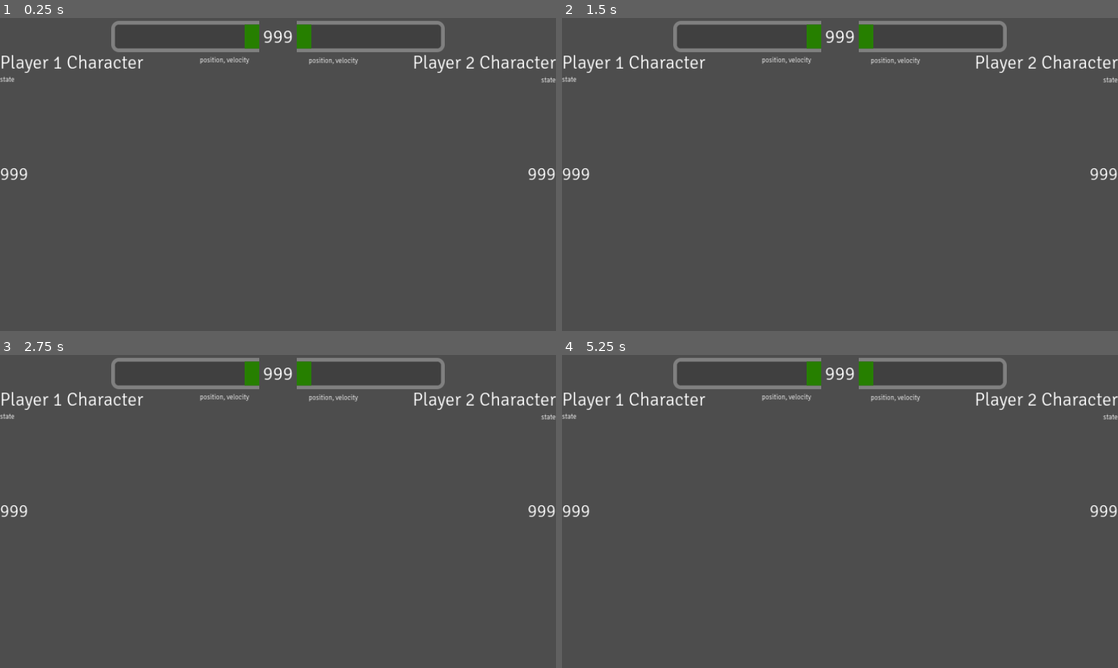
Above: before the commit, frames 1-4 (two rows, left to right).
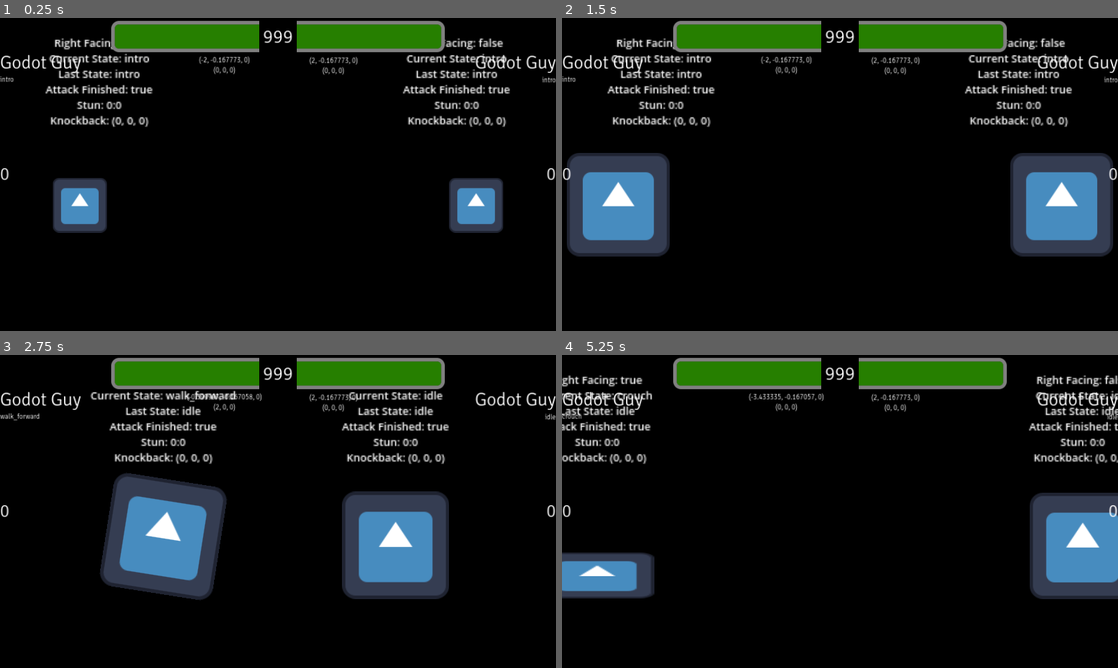
Above: after the commit, the same moments.

Repository: SHyguymoll/FightingGameEngineExampleCharacter
Game: Godot game, scene res://Test Character/TestCharacter.tscn
Same seed, same stepped clock (60 frames per second), same inputs: the game is played once before the commit and once after it. The engine's default icon, where the game draws it, is replaced by a stand-in: a white triangle on a blue panel in a dark square.
Inputs:
- Up to frame 1 (0.25 s): no input
- Up to frame 2 (1.5 s): hold D (first_right) 0.53-1.28 s; hold S (first_down) from 1.28 s (still down)
- Up to frame 3 (2.75 s): release S (first_down) at 2.03 s; hold D (first_right) from 2.03 s (still down)
- Up to frame 4 (5.25 s): release D (first_right) at 2.78 s; hold W (first_up) 2.78-3.53 s; hold A (first_left) 3.53-5.03 s; hold S (first_down) from 5.03 s (still down)

The runs differ from the first frame. In frame 1, 96% of the frame differs, in the area x 0-100%, y 0-100%; in frame 2, 92%; in frame 3, 91%; in frame 4, 95%.
Error before the commit: Parse Error: Could not find type "Projectile" in the current scope. (res://Test)

Commit message:
a straight forward projectile

Diff:
--- a/GodotGuy/MainScript.gd
+++ b/GodotGuy/MainScript.gd
@@ -152,11 +152,26 @@
 	new_hitbox.type = type
 	add_child(new_hitbox,true)
 
-func create_projectile(pos : Vector3, projectile : Projectile):
+func create_projectile(pos : Vector3, projectile : Projectile, speed : float,
+				damage_hit : float, damage_block : float,
+				stun_hit : int, stun_block : int, hit_priority : int,
+				kback_hit : Vector3, kback_block : Vector3, type : String):
 	var new_projectile := (projectile.instantiate() as Projectile)
 	if not right_facing:
 		pos.x *= -1
 	new_projectile.set_position(pos)
+	new_projectile.right_facing = right_facing
+	new_projectile.speed = speed
+	new_projectile.hitbox.collision_layer = hitbox_layermask
+	new_projectile.hitbox.collision_mask = hitbox_layermask
+	new_projectile.hitbox.damage_hit = damage_hit
+	new_projectile.hitbox.damage_block = damage_block * damage_mult
+	new_projectile.hitbox.stun_hit = stun_hit
+	new_projectile.hitbox.stun_block = stun_block
+	new_projectile.hitbox.kback_hit = kback_hit
+	new_projectile.hitbox.kback_block = kback_block
+	new_projectile.hitbox.hit_priority = hit_priority
+	new_projectile.hitbox.type = type
 	add_child(new_projectile,true)
 
 # Functions used within this script and by the game, mostly for checks
--- a/GodotGuy/scenes/GodotGuy.tscn
+++ b/GodotGuy/scenes/GodotGuy.tscn
@@ -5503,22 +5503,7 @@
 collision_layer = 0
 axis_lock_linear_z = true
 script = ExtResource("53")
-char_name = null
-health = null
-walk_speed = null
-jump_total = null
-jump_height = null
-gravity = null
-min_fall_vel = null
 animate = NodePath("AnimationPlayer")
-attack_ended = null
-dash_ended = null
-current_state = null
-basic_anim_state_dict = null
-move_left_anim = null
-move_right_anim = null
-dash_left_anim = null
-dash_right_anim = null
 
 [node name="DebugData" type="Label3D" parent="."]
 transform = Transform3D(1, 0, 0, 0, 1, 0, 0, 0, 1, 0, 2.03479, 0)
--- /dev/null
+++ b/GodotGuy/scenes/ProjectileStraight.gd
@@ -0,0 +1,29 @@
+class_name Projectile
+extends CharacterBody3D
+
+@export var hitbox : Hitbox
+@export var start_anim : StringName
+@export var loop_anim : StringName
+@export var end_anim : StringName
+var right_facing
+var speed
+
+func _ready():
+	velocity = Vector3.RIGHT * speed * (1 if right_facing else -1)
+	$AnimationPlayer.play(start_anim)
+
+func tick():
+	# just moves straight forward, velocity isn't even calculated here for simplicity's sake
+	move_and_slide()
+
+func destroy():
+	$AnimationPlayer.play(end_anim)
+
+func _on_animation_player_animation_finished(anim_name):
+	match anim_name:
+		start_anim:
+			$AnimationPlayer.play(loop_anim)
+		loop_anim:
+			$AnimationPlayer.play(loop_anim)
+		end_anim:
+			queue_free()
--- /dev/null
+++ b/GodotGuy/scenes/ProjectileStraight.tscn
@@ -0,0 +1,58 @@
+[gd_scene load_steps=9 format=3 uid="uid://56a0waewlr2t"]
+
+[ext_resource type="Script" path="res://GodotGuy/scenes/ProjectileStraight.gd" id="1_up6mg"]
+[ext_resource type="Texture2D" uid="uid://dnp3cp2qqpsg1" path="res://GodotGuy/icon.svg" id="2_1jtyo"]
+[ext_resource type="Script" path="res://GodotGuy/scenes/HitboxScript.gd" id="3_08xxv"]
+
+[sub_resource type="BoxShape3D" id="BoxShape3D_qatpa"]
+size = Vector3(1.5, 1.5, 1)
+
+[sub_resource type="Animation" id="Animation_33uao"]
+resource_name = "start"
+length = 0.250002
+step = 0.0166667
+
+[sub_resource type="Animation" id="Animation_f425l"]
+resource_name = "loop"
+length = 0.250002
+step = 0.0166667
+
+[sub_resource type="Animation" id="Animation_bxiyh"]
+resource_name = "end"
+length = 0.250002
+step = 0.0166667
+
+[sub_resource type="AnimationLibrary" id="AnimationLibrary_vwb2q"]
+_data = {
+"end": SubResource("Animation_bxiyh"),
+"loop": SubResource("Animation_f425l"),
+"start": SubResource("Animation_33uao")
+}
+
+[node name="ProjectileStraight" type="CharacterBody3D" node_paths=PackedStringArray("hitbox")]
+motion_mode = 1
+script = ExtResource("1_up6mg")
+hitbox = NodePath("Hitbox")
+start_anim = &"start"
+loop_anim = &"loop"
+end_anim = &"end"
+
+[node name="Sprite3D" type="Sprite3D" parent="."]
+texture = ExtResource("2_1jtyo")
+
+[node name="Hitbox" type="Area3D" parent="."]
+collision_layer = 0
+collision_mask = 0
+monitoring = false
+script = ExtResource("3_08xxv")
+lifetime = -2
+
+[node name="CollisionShape3D" type="CollisionShape3D" parent="Hitbox"]
+shape = SubResource("BoxShape3D_qatpa")
+
+[node name="AnimationPlayer" type="AnimationPlayer" parent="."]
+libraries = {
+"": SubResource("AnimationLibrary_vwb2q")
+}
+
+[connection signal="animation_finished" from="AnimationPlayer" to="." method="_on_animation_player_animation_finished"]
